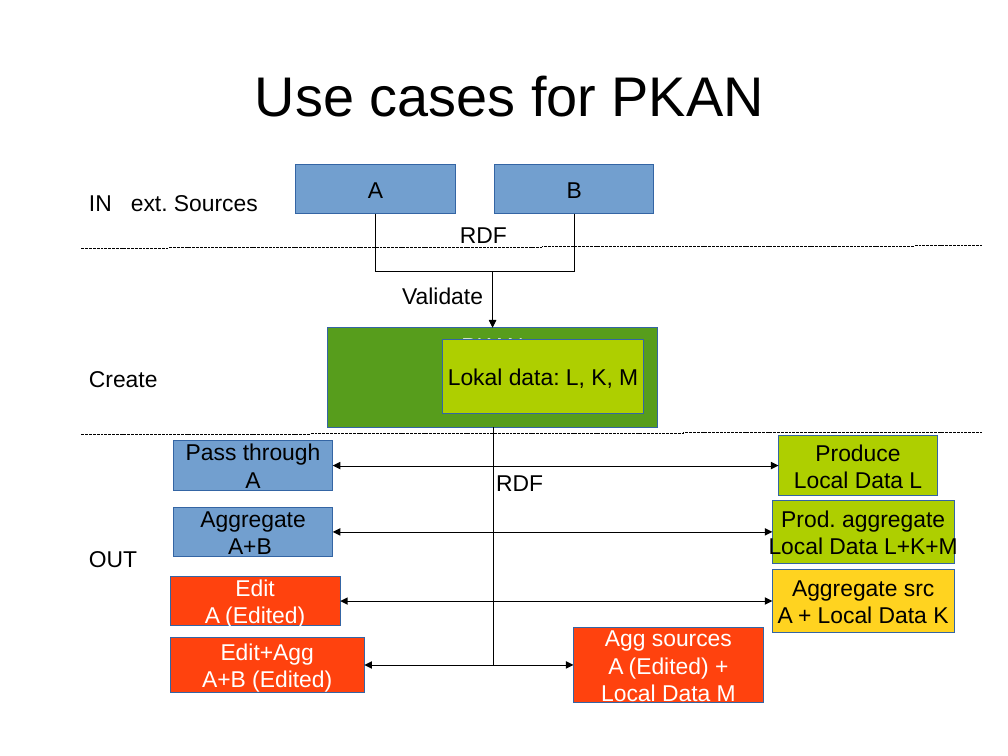
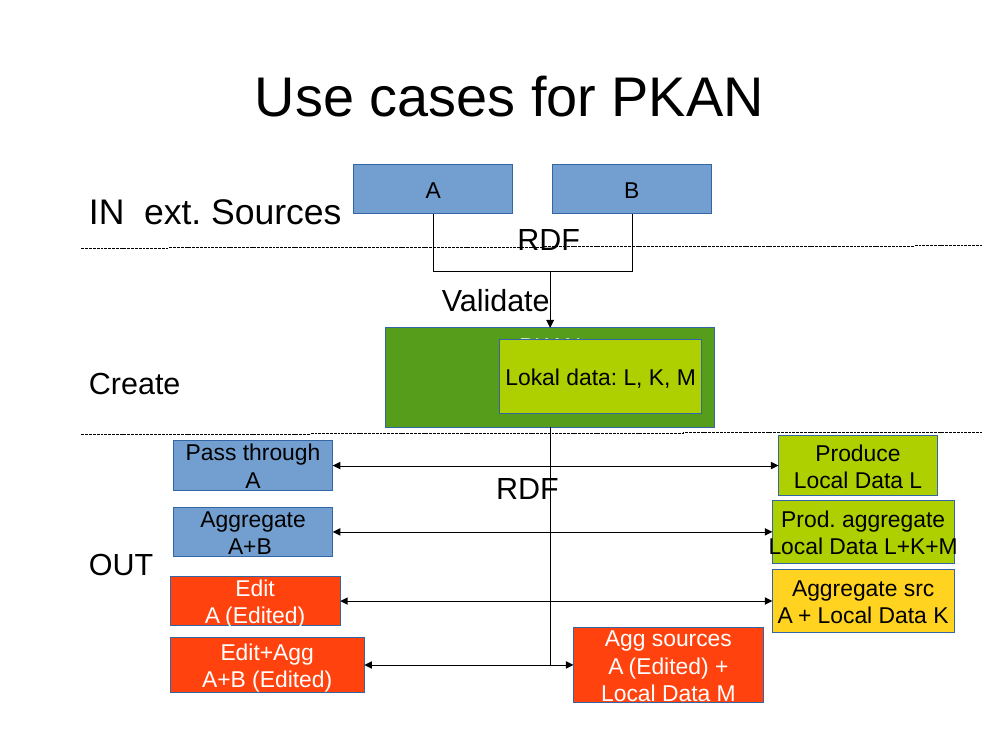
Before and after one commit to BB-Open/pkan_dcatapde, a slide deck: slide 12 of docs/figures/plone2018.odp. Drawn at 1008x756 pixels with LibreOffice and Linux fonts; fonts in the diff are those of the drawing. Boxes give left, top, right and bottom in pixels: in the first picture for what was removed or moved away, otherwise in the second. Text is boxed around its words. In the diff, an @@ line names an element or a change of style, - is before the commit and + after.

Commit message:
Presentation slides

```diff
--- a/docs/figures/plone2018.odp
+++ b/docs/figures/plone2018.odp
@@ text "IN ext. Sources" at (89,199,341,225): size 18 to 28 pt @@
@@ size 18 to 24 pt in 5 elements at (89,553,153,576), (496,475,559,505), (89,372,180,395), (442,289,550,312), (517,229,580,250) @@
@@ text "RDF": place and size @@
-text "RDF" at (460,227,507,248)
+text "RDF" at (517,229,580,250)
@@ 2 elbow arrows, 1 rectangle: place and size @@
-2 elbow arrows, 1 rectangle at (296,165,574,327)
+2 elbow arrows, 1 rectangle at (354,165,632,327)
@@ text "Validate": place and size @@
-text "Validate" at (402,287,483,305)
+text "Validate" at (442,289,550,312)
@@ 3 rectangles: place and size @@
-3 rectangles at (328,165,658,427)
+3 rectangles at (385,165,714,427)
@@ elbow arrow moved from (493, 427) - (333, 532) to (551, 427) - (333, 532) @@
@@ elbow arrow moved from (493, 427) - (333, 466) to (551, 427) - (333, 466) @@
@@ elbow arrow moved from (493, 427) - (340, 601) to (551, 427) - (340, 601) @@
@@ elbow arrow moved from (493, 427) - (364, 665) to (551, 427) - (364, 665) @@
@@ elbow arrow moved from (493, 427) - (773, 601) to (551, 427) - (773, 601) @@
@@ elbow arrow moved from (493, 427) - (773, 532) to (551, 427) - (773, 532) @@
@@ elbow arrow moved from (493, 427) - (778, 466) to (551, 427) - (778, 466) @@
@@ elbow arrow moved from (493, 427) - (574, 665) to (551, 427) - (574, 665) @@
```
Also in this commit, not shown: 6 other slides changed, 2 slides added, 1 slide removed, 1 other file.
